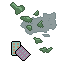
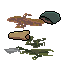
Layered file, before and after one edit (64 × 64). Changes by layer:
added layer "dirt" above "boxes" over [left=4, top=11, right=61, bottom=60]
hid "water" over [left=10, top=2, right=57, bottom=61]
